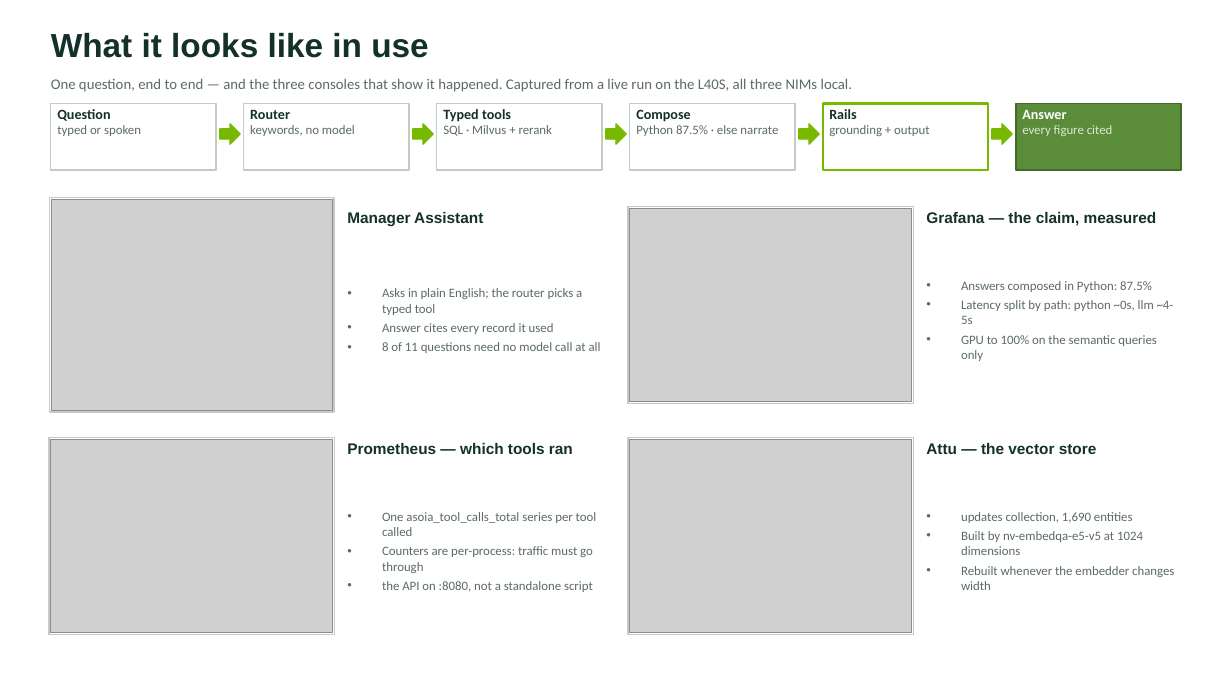
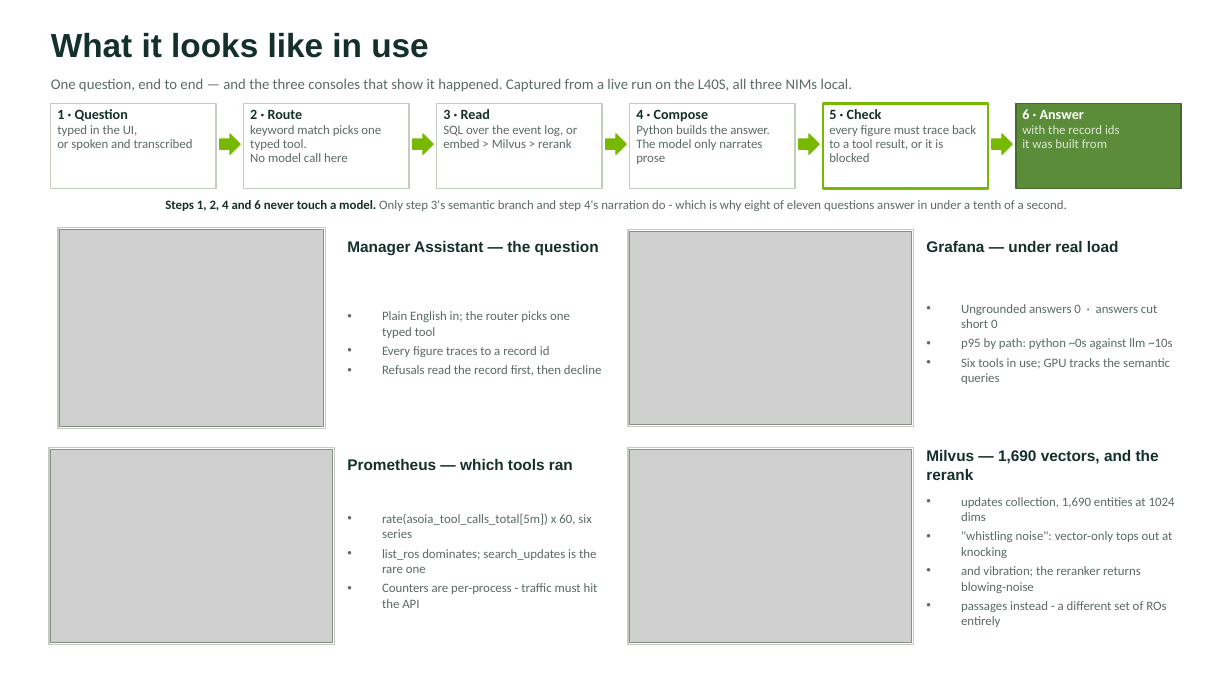
Before and after one commit to RaunakDasgupta/automotive-service-agent, a slide deck: slide 8 of docs/architecture-deck.pptx. Drawn at 1232x693 pixels with LibreOffice and Linux fonts; fonts in the diff are those of the drawing; grey boxes stand for pictures. Boxes give left, top, right and bottom in pixels: in the first picture for what was removed or moved away, otherwise in the second. Text is boxed around its words. In the diff, an @@ line names an element or a change of style, - is before the commit and + after.

Commit message:
Make the usage slide show the stack working, not just running
Three things were wrong with slide 8, all of them fair.

GRAFANA READ "No data" ON FOUR PANELS. Not because the stack was unhealthy -
because it was. Prometheus returns an empty vector for a counter whose labelled
child has never been created, and asoia_grounding_warnings_total has no child
precisely because nothing was ever ungrounded. Grafana renders that identically
to the exporter being down. Those queries are now wrapped in `(...) or
vector(0)`, so a healthy zero says 0. Ungrounded answers: 0. Answers cut short:
0. The counters are untouched; only the dashboard changed.

PROMETHEUS SHOWED A TABLE WITH ONE COLUMN. It is now
rate(asoia_tool_calls_total[5m]) * 60 as a graph over 30 minutes, six series,
list_ros dominating and search_updates the rare one. Re-taken with the pointer
moved off the plot, because the first frame caught a hover tooltip.

ATTU SHOWED NOTHING. The Schema and Data tabs click correctly - real role=tab
elements, and Attu's own API answers /collections/details in 349ms - but neither
panel ever populates under headless or xvfb Chromium, even after 36s. So the
dimension cannot be got into a frame. The cell now carries the evidence as text
from a live query: for "whistling noise", vector-only search tops out at
knocking and vibration passages, and the reranker returns blowing-noise
passages - a different set of repair orders entirely. That demonstrates the
store better than a screenshot of an admin panel.

The flow strip is six numbered steps that say what each DOES rather than what it
is called, with a line underneath naming which steps never touch a model. The
earlier version was a row of nouns and did not say where the model enters.

WHAT THE LOAD SURFACED, which is the real find here: 42
asoia_nim_errors_total{cause="ReadTimeout",service="llm"} while the LLM NIM
stayed healthy on /v1/health/ready with nothing in its own log. The client gives
up before the model answers. It explains the 49.8s outlier in docs/EXAMPLES.md,
the fallbacks recorded as "the retry was uncited", and POST /updates hanging
past 240s without logging a request line. Not fixed, and written down so it is
not rediscovered from scratch.

Verified: validate.py passes, both slides hold the 10.0pt floor the generator
sets for itself, nothing falls outside 13.333 x 7.5, all ten images resolve.
Still not verified: pixels - there is no LibreOffice on this machine.

```diff
--- a/docs/architecture-deck.pptx
+++ b/docs/architecture-deck.pptx
@@ rectangle: place and size @@
-rectangle at bbox=[51, 104, 216, 170]
+rectangle at bbox=[51, 104, 216, 189]
@@ text at bbox=[57, 109, 193, 150]: text changed @@
-Question
-typed or spoken
+1 · Question
+typed in the UI,
+or spoken and transcribed
@@ rectangle: place and size @@
-rectangle at bbox=[244, 104, 409, 170]
+rectangle at bbox=[244, 104, 409, 189]
@@ text at bbox=[250, 109, 381, 162]: text changed @@
-Router
-keywords, no model
+2 · Route
+keyword match picks one typed tool.
+No model call here
@@ rectangle: place and size @@
-rectangle at bbox=[437, 104, 603, 170]
+rectangle at bbox=[437, 104, 603, 189]
@@ text at bbox=[443, 109, 577, 148]: text changed @@
-Typed tools
-SQL · Milvus + rerank
+3 · Read
+SQL over the event log, or
+embed > Milvus > rerank
@@ rectangle: place and size @@
-rectangle at bbox=[630, 104, 796, 170]
+rectangle at bbox=[630, 104, 796, 189]
@@ text at bbox=[636, 109, 770, 164]: text changed @@
-Compose
-Python 87.5% · else narrate
+4 · Compose
+Python builds the answer.
+The model only narrates prose
@@ rectangle: place and size @@
-rectangle at bbox=[823, 104, 989, 170]
+rectangle at bbox=[823, 104, 989, 189]
@@ text at bbox=[829, 109, 976, 162]: text changed @@
-Rails
-grounding + output
+5 · Check
+every figure must trace back
+to a tool result, or it is blocked
@@ rectangle: place and size @@
-rectangle at bbox=[1016, 104, 1181, 170]
+rectangle at bbox=[1016, 104, 1181, 189]
@@ text at bbox=[1022, 109, 1120, 148]: text changed @@
-Answer
-every figure cited
+6 · Answer
+with the record ids
+it was built from
@@ text added at bbox=[165, 200, 1067, 211], 10 pt, text #5C6B64 @@
+Steps 1, 2, 4 and 6 never touch a model. Only step 3's semantic branch and step 4's narration do - which is why eight of eleven questions answer in under a tenth of a second.
@@ rectangle: place and size @@
-rectangle at bbox=[50, 198, 335, 412]
+rectangle at bbox=[58, 227, 325, 429]
@@ picture: place and size @@
-picture at bbox=[52, 200, 333, 410]
+picture at bbox=[60, 229, 323, 427]
@@ rectangle: place and size @@
-rectangle at bbox=[628, 206, 914, 404]
+rectangle at bbox=[628, 229, 914, 427]
@@ picture: place and size @@
-picture at bbox=[630, 208, 912, 402]
+picture at bbox=[630, 231, 912, 425]
@@ text at bbox=[347, 241, 599, 256]: text changed @@
-Manager Assistant
+Manager Assistant — the question
@@ text at bbox=[926, 241, 1119, 252]: text changed @@
-Grafana — the claim, measured
+Grafana — under real load
@@ text at bbox=[382, 311, 601, 375]: text changed @@
-• Asks in plain English; the router picks a typed tool
-• Answer cites every record it used
-• 8 of 11 questions need no model call at all
+• Plain English in; the router picks one typed tool
+• Every figure traces to a record id
+• Refusals read the record first, then decline
@@ text at bbox=[961, 304, 1172, 384]: text changed @@
-• Answers composed in Python: 87.5%
-• Latency split by path: python ~0s, llm ~4-5s
-• GPU to 100% on the semantic queries only
+• Ungrounded answers 0 · answers cut short 0
+• p95 by path: python ~0s against llm ~10s
+• Six tools in use; GPU tracks the semantic queries
@@ 5 right arrows, 2 pictures, 2 rectangles: place and size @@
-5 right arrows, 2 pictures, 2 rectangles at bbox=[49, 124, 1012, 635]
+5 right arrows, 2 pictures, 2 rectangles at bbox=[49, 134, 1012, 645]
@@ text removed at bbox=[926, 443, 1097, 454] @@
-Attu — the vector store
@@ text "Prometheus — which tools ran": place and size @@
-text "Prometheus — which tools ran" at bbox=[347, 443, 573, 454]
+text "Prometheus — which tools ran" at bbox=[347, 459, 573, 470]
@@ text at bbox=[926, 450, 1159, 480]: text changed; size 10 to 12 pt; font Calibri to Arial; text colour #5C6B64 to #14302A; bold on @@
-• updates collection, 1,690 entities
-• Built by nv-embedqa-e5-v5 at 1024 dimensions
-• Rebuilt whenever the embedder changes width
+Milvus — 1,690 vectors, and the rerank
@@ text added at bbox=[961, 497, 1175, 627], 10 pt, text #5C6B64 @@
+• updates collection, 1,690 entities at 1024 dims
+• "whistling noise": vector-only tops out at knocking
+• and vibration; the reranker returns blowing-noise
+• passages instead - a different set of ROs entirely
@@ text at bbox=[382, 513, 598, 608]: text changed @@
-• One asoia_tool_calls_total series per tool called
-• Counters are per-process: traffic must go through
-• the API on :8080, not a standalone script
+• rate(asoia_tool_calls_total[5m]) x 60, six series
+• list_ros dominates; search_updates is the rare one
+• Counters are per-process - traffic must hit the API
```
Also in this commit, not shown: 5 other files.
